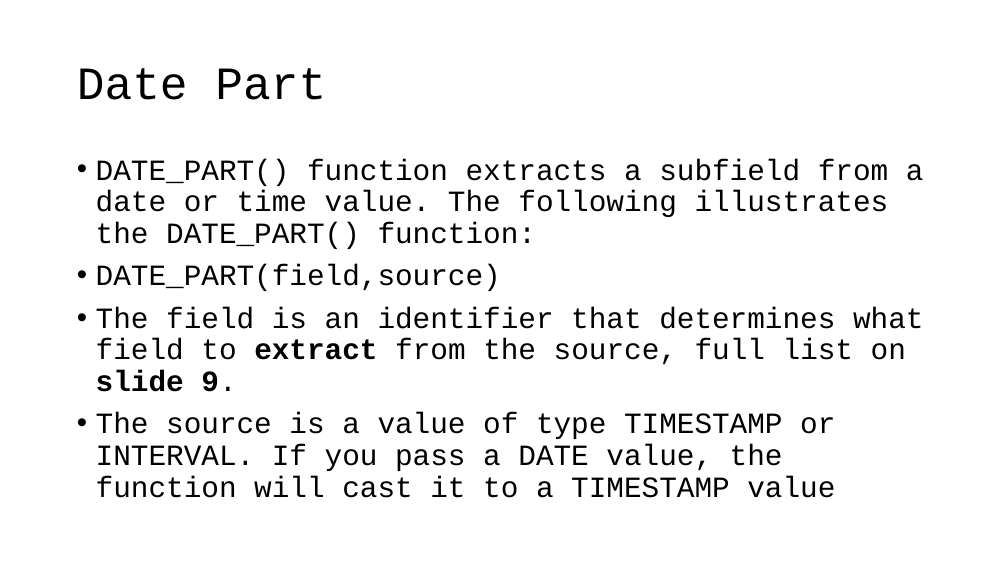
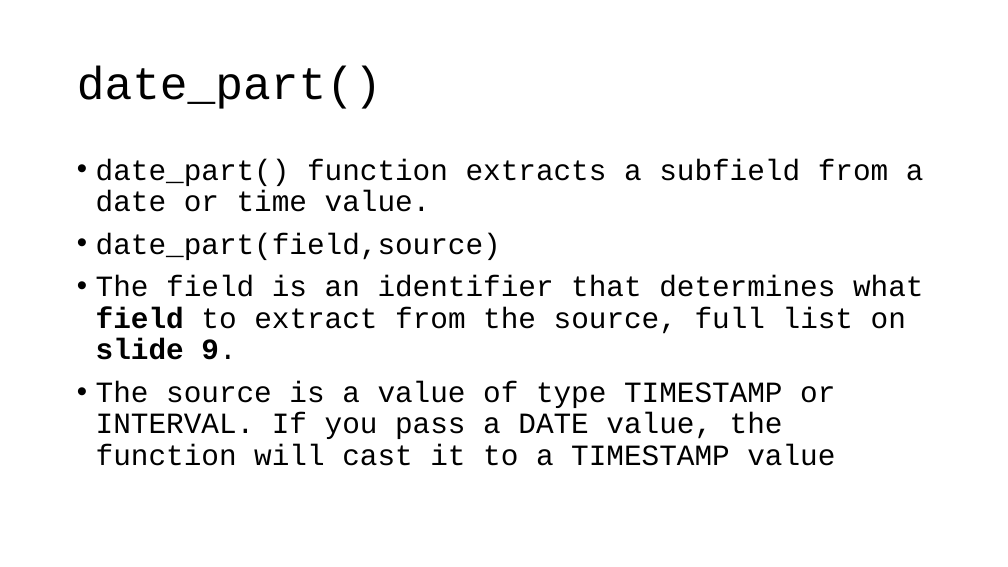
Before and after one commit to VadimAcosta/timestamps_and_intervals, a slide deck: slide 39 of times_and_dates.pptx (slide 37 before the commit). Drawn at 1008x567 pixels with LibreOffice and Linux fonts; fonts in the diff are those of the drawing. Boxes give left, top, right and bottom in pixels: in the first picture for what was removed or moved away, otherwise in the second. Text is boxed around its words. In the diff, an @@ line names an element or a change of style, - is before the commit and + after.

```diff
--- a/times_and_dates.pptx
+++ b/times_and_dates.pptx
@@ title at (x1=77, y1=67, x2=382, y2=109): text changed @@
-Date Part
+date_part()
@@ text at (x1=96, y1=159, x2=924, y2=260): text changed @@
-• DATE_PART() function extracts a subfield from a date or time value. The following illustrates the DATE_PART() function:
-• DATE_PART(field,source)
+• date_part() function extracts a subfield from a date or time value.
+• date_part(field,source)
@@ text at (x1=96, y1=275, x2=923, y2=360): bold on in "field"; bold off in "extract" @@
```
Also in this commit, not shown: 8 other slides changed, 2 slides added, 4 slides removed, 1 other file.
